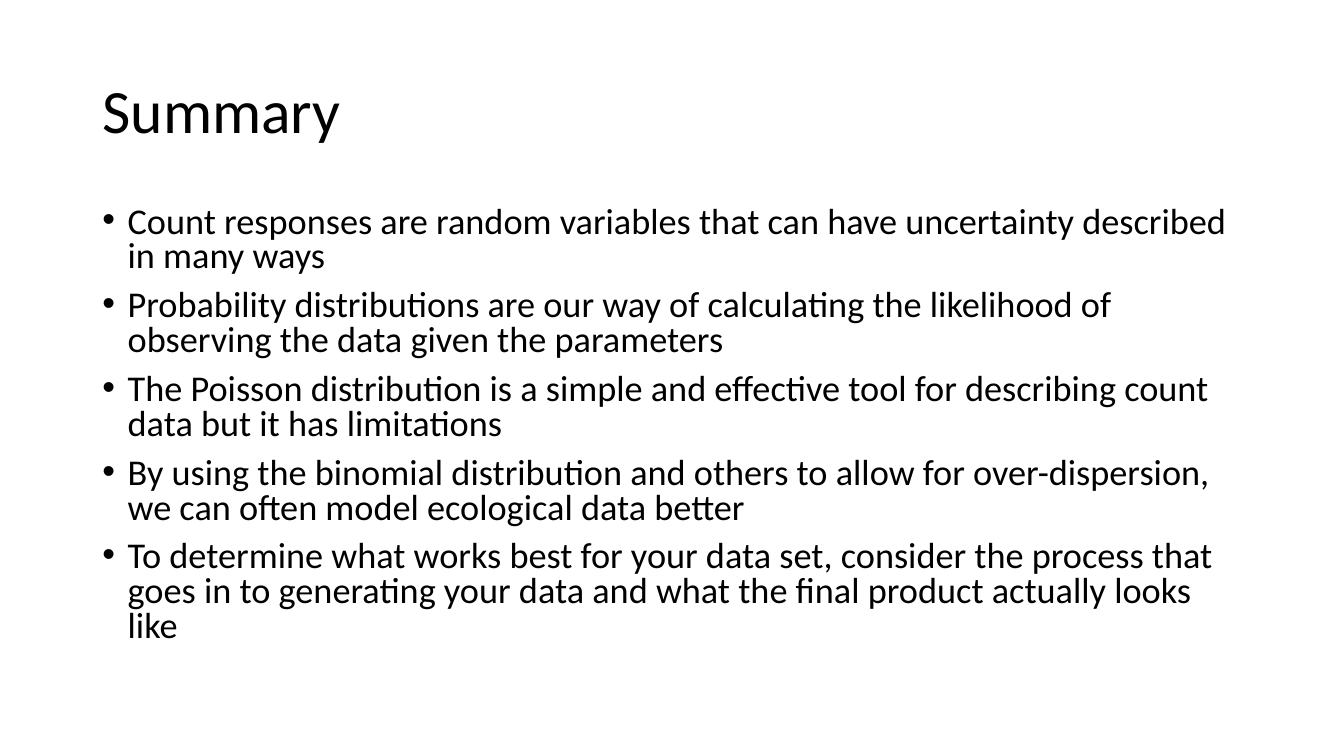
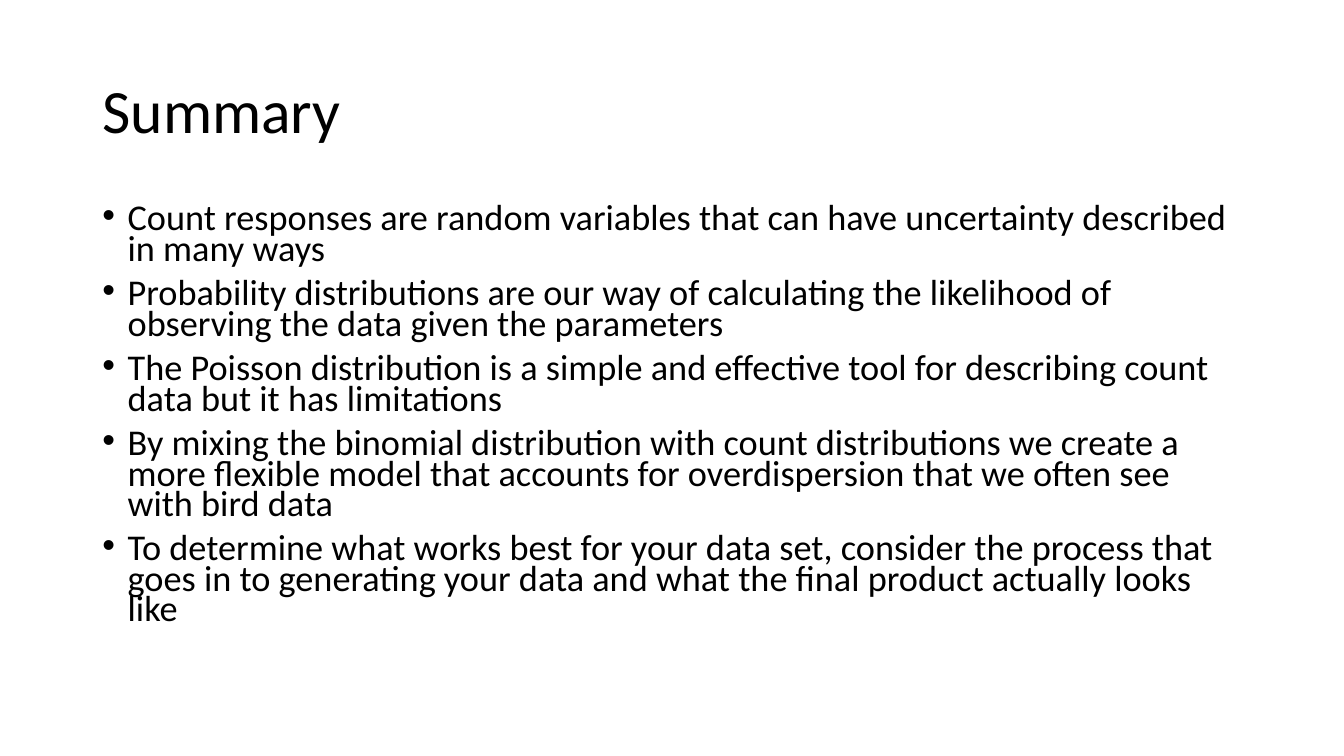
Before and after one commit to evanmadams/NAOC2020-Count-Data-Workshop, a slide deck: slide 33 of lessons/An Introduction to probability distributions.pptx. Drawn at 1344x756 pixels with LibreOffice and Linux fonts; fonts in the diff are those of the drawing. Boxes give left, top, right and bottom in pixels: in the first picture for what was removed or moved away, otherwise in the second. Text is boxed around its words. In the diff, an @@ line names an element or a change of style, - is before the commit and + after.

```diff
--- a/lessons/An Introduction to probability distributions.pptx
+++ b/lessons/An Introduction to probability distributions.pptx
@@ text at [128, 204, 1226, 622]: line spacing 0.8 to 0.7 @@
@@ text at [128, 429, 1178, 517]: text changed @@
-• By using the binomial distribution and others to allow for over-dispersion, we can often model ecological data better
+• By mixing the binomial distribution with count distributions we create a more flexible model that accounts for overdispersion that we often see with bird data
```
Also in this commit, not shown: 9 other slides changed, 2 other files.
